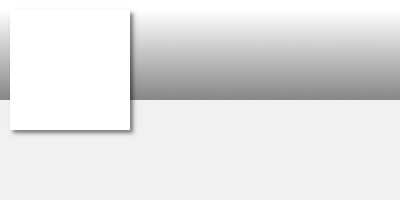
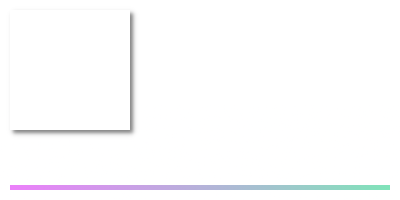
Revision of a layered (400, 200) image; what changed, layer by layer:
showed "Exp Bar Back" over 10, 185, 390, 190
hid "Lower", painted on it over 0, 100, 400, 200
painted on "Camada #1" over 0, 11, 400, 200
